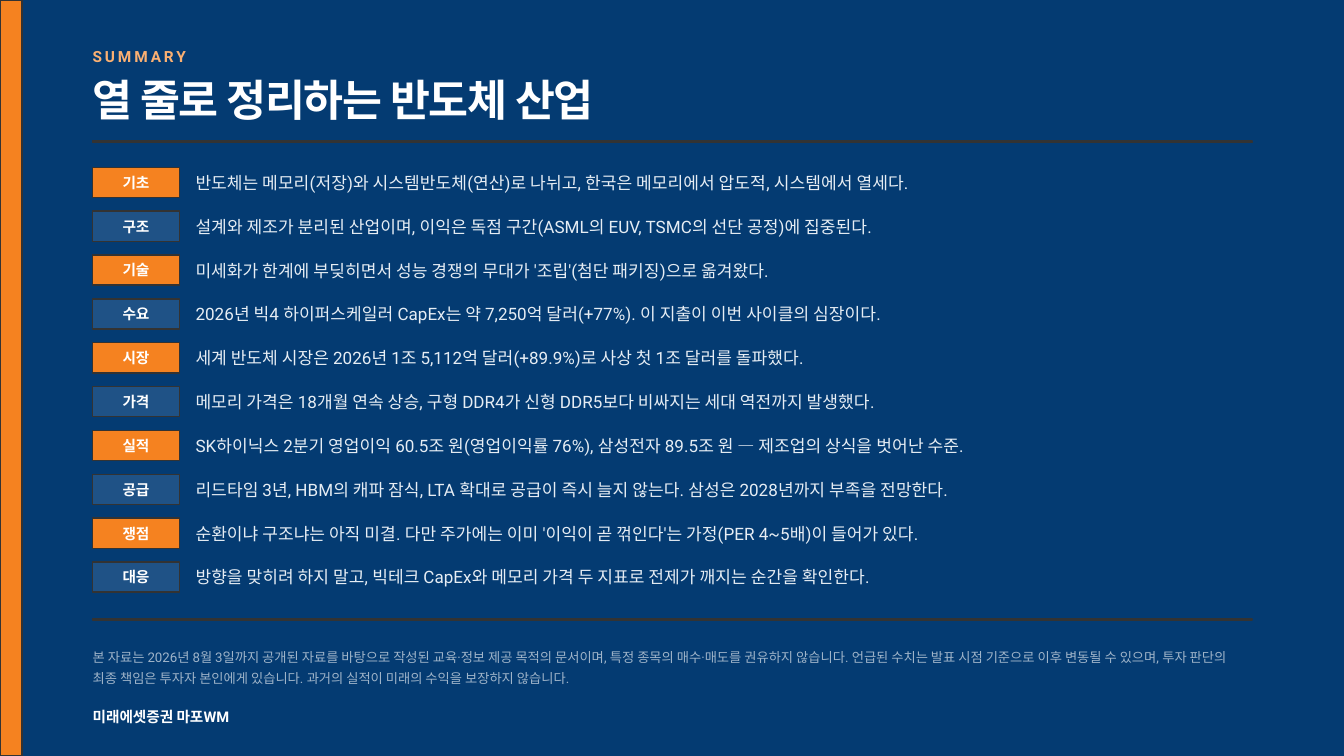
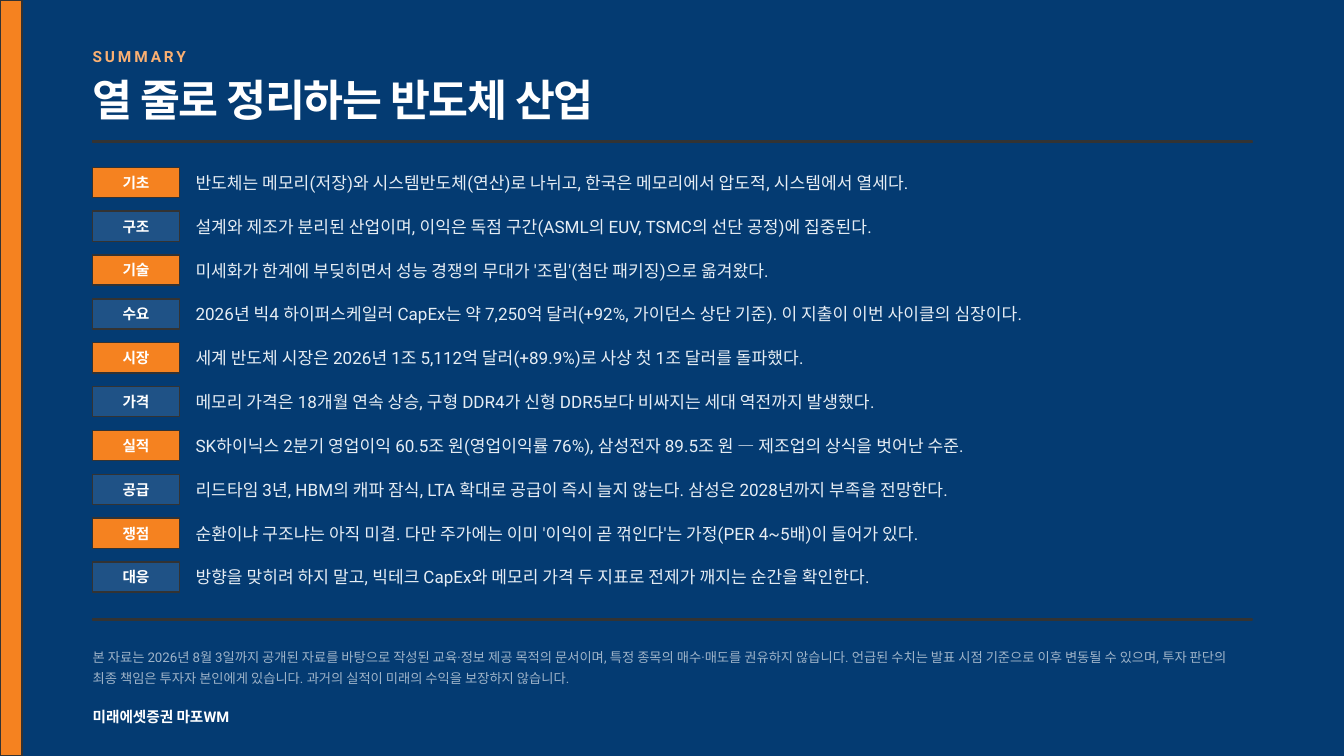
Before and after one commit to hanaroline/work_1, a slide deck: slide 30 of semiconductor_primer_2026/semiconductor_primer_2026_revised.pptx. Drawn at 1344x756 pixels with LibreOffice and Linux fonts; fonts in the diff are those of the drawing. Boxes give left, top, right and bottom in pixels: in the first picture for what was removed or moved away, otherwise in the second. Text is boxed around its words. In the diff, an @@ line names an element or a change of style, - is before the commit and + after.

```diff
--- a/semiconductor_primer_2026/semiconductor_primer_2026_revised.pptx
+++ b/semiconductor_primer_2026/semiconductor_primer_2026_revised.pptx
@@ text at box(196, 305, 1023, 324): text changed @@
-2026년 빅4 하이퍼스케일러 CapEx는 약 7,250억 달러(+77%). 이 지출이 이번 사이클의 심장이다.
+2026년 빅4 하이퍼스케일러 CapEx는 약 7,250억 달러(+92%, 가이던스 상단 기준). 이 지출이 이번 사이클의 심장이다.
```
Also in this commit, not shown: 7 other slides changed, 1 other file.
